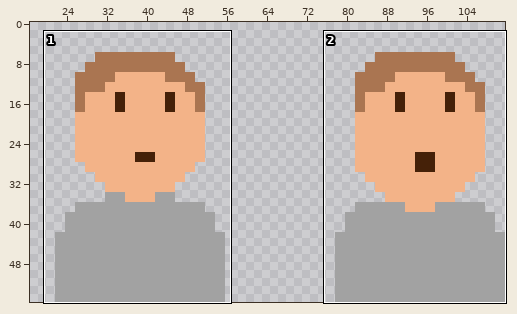
Two states of a sprite sheet, labyrinth-game/Actors/Images/Grant.png. Above: a wide view before the commit, with the close-up outlined.
Close-up. Earlier state:
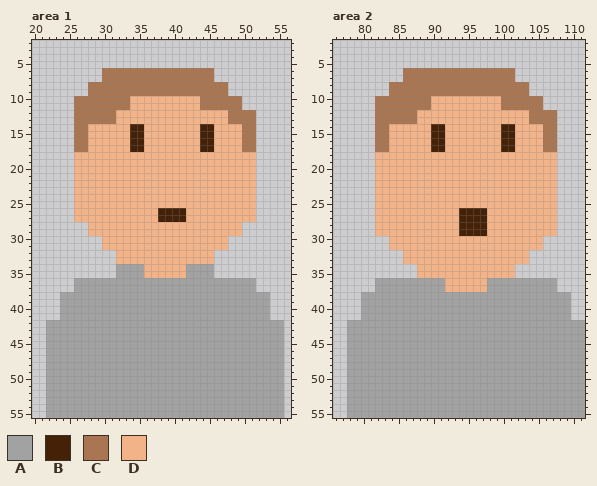
The file is 112x56 pixels. Shown: area 1: x 20..56, y 2..55; area 2: x 76..111, y 2..55. The wide view leaves out empty margins.
Palette (. is transparent): A #a2a2a2  B #452108  C #aa7551  D #f3b388
Pixels before, area 1, first column x 22:
 6 ........CCCCCCCCCCCCCCCC..........
 7 ........CCCCCCCCCCCCCCCC..........
 8 ......CCCCCCCCCCCCCCCCCCCC........
 9 ......CCCCCCCCCCCCCCCCCCCC........
10 ....CCCCCCCCDDDDDDDDDDCCCCCC......
11 ....CCCCCCCCDDDDDDDDDDCCCCCC......
12 ....CCCCCCDDDDDDDDDDDDDDDDCCCC....
13 ....CCCCCCDDDDDDDDDDDDDDDDCCCC....
14 ....CCDDDDDDBBDDDDDDDDBBDDDDCC....
15 ....CCDDDDDDBBDDDDDDDDBBDDDDCC....
16 ....CCDDDDDDBBDDDDDDDDBBDDDDCC....
17 ....CCDDDDDDBBDDDDDDDDBBDDDDCC....
18 ....DDDDDDDDDDDDDDDDDDDDDDDDDD....
19 ....DDDDDDDDDDDDDDDDDDDDDDDDDD....
20 ....DDDDDDDDDDDDDDDDDDDDDDDDDD....
21 ....DDDDDDDDDDDDDDDDDDDDDDDDDD....
22 ....DDDDDDDDDDDDDDDDDDDDDDDDDD....
23 ....DDDDDDDDDDDDDDDDDDDDDDDDDD....
24 ....DDDDDDDDDDDDDDDDDDDDDDDDDD....
25 ....DDDDDDDDDDDDDDDDDDDDDDDDDD....
26 ....DDDDDDDDDDDDBBBBDDDDDDDDDD....
27 ....DDDDDDDDDDDDBBBBDDDDDDDDDD....
28 ......DDDDDDDDDDDDDDDDDDDDDD......
29 ......DDDDDDDDDDDDDDDDDDDDDD......
30 ........DDDDDDDDDDDDDDDDDD........
31 ........DDDDDDDDDDDDDDDDDD........
32 ..........DDDDDDDDDDDDDD..........
33 ..........DDDDDDDDDDDDDD..........
34 ..........AAAADDDDDDAAAA..........
35 ..........AAAADDDDDDAAAA..........
36 ....AAAAAAAAAAAAAAAAAAAAAAAAAA....
37 ....AAAAAAAAAAAAAAAAAAAAAAAAAA....
38 ..AAAAAAAAAAAAAAAAAAAAAAAAAAAAAA..
39 ..AAAAAAAAAAAAAAAAAAAAAAAAAAAAAA..
40 ..AAAAAAAAAAAAAAAAAAAAAAAAAAAAAA..
41 ..AAAAAAAAAAAAAAAAAAAAAAAAAAAAAA..
42 AAAAAAAAAAAAAAAAAAAAAAAAAAAAAAAAAA
43 AAAAAAAAAAAAAAAAAAAAAAAAAAAAAAAAAA
44 AAAAAAAAAAAAAAAAAAAAAAAAAAAAAAAAAA
45 AAAAAAAAAAAAAAAAAAAAAAAAAAAAAAAAAA
46 AAAAAAAAAAAAAAAAAAAAAAAAAAAAAAAAAA
47 AAAAAAAAAAAAAAAAAAAAAAAAAAAAAAAAAA
48 AAAAAAAAAAAAAAAAAAAAAAAAAAAAAAAAAA
49 AAAAAAAAAAAAAAAAAAAAAAAAAAAAAAAAAA
50 AAAAAAAAAAAAAAAAAAAAAAAAAAAAAAAAAA
51 AAAAAAAAAAAAAAAAAAAAAAAAAAAAAAAAAA
52 AAAAAAAAAAAAAAAAAAAAAAAAAAAAAAAAAA
53 AAAAAAAAAAAAAAAAAAAAAAAAAAAAAAAAAA
54 AAAAAAAAAAAAAAAAAAAAAAAAAAAAAAAAAA
55 AAAAAAAAAAAAAAAAAAAAAAAAAAAAAAAAAA
Pixels before, area 2, first column x 78:
 6 ........CCCCCCCCCCCCCCCC..........
 7 ........CCCCCCCCCCCCCCCC..........
 8 ......CCCCCCCCCCCCCCCCCCCC........
 9 ......CCCCCCCCCCCCCCCCCCCC........
10 ....CCCCCCCCDDDDDDDDDDCCCCCC......
11 ....CCCCCCCCDDDDDDDDDDCCCCCC......
12 ....CCCCCCDDDDDDDDDDDDDDDDCCCC....
13 ....CCCCCCDDDDDDDDDDDDDDDDCCCC....
14 ....CCDDDDDDBBDDDDDDDDBBDDDDCC....
15 ....CCDDDDDDBBDDDDDDDDBBDDDDCC....
16 ....CCDDDDDDBBDDDDDDDDBBDDDDCC....
17 ....CCDDDDDDBBDDDDDDDDBBDDDDCC....
18 ....DDDDDDDDDDDDDDDDDDDDDDDDDD....
19 ....DDDDDDDDDDDDDDDDDDDDDDDDDD....
20 ....DDDDDDDDDDDDDDDDDDDDDDDDDD....
21 ....DDDDDDDDDDDDDDDDDDDDDDDDDD....
22 ....DDDDDDDDDDDDDDDDDDDDDDDDDD....
23 ....DDDDDDDDDDDDDDDDDDDDDDDDDD....
24 ....DDDDDDDDDDDDDDDDDDDDDDDDDD....
25 ....DDDDDDDDDDDDDDDDDDDDDDDDDD....
26 ....DDDDDDDDDDDDBBBBDDDDDDDDDD....
27 ....DDDDDDDDDDDDBBBBDDDDDDDDDD....
28 ....DDDDDDDDDDDDBBBBDDDDDDDDDD....
29 ....DDDDDDDDDDDDBBBBDDDDDDDDDD....
30 ......DDDDDDDDDDDDDDDDDDDDDD......
31 ......DDDDDDDDDDDDDDDDDDDDDD......
32 ........DDDDDDDDDDDDDDDDDD........
33 ........DDDDDDDDDDDDDDDDDD........
34 ..........DDDDDDDDDDDDDD..........
35 ..........DDDDDDDDDDDDDD..........
36 ....AAAAAAAAAADDDDDDAAAAAAAAAA....
37 ....AAAAAAAAAADDDDDDAAAAAAAAAA....
38 ..AAAAAAAAAAAAAAAAAAAAAAAAAAAAAA..
39 ..AAAAAAAAAAAAAAAAAAAAAAAAAAAAAA..
40 ..AAAAAAAAAAAAAAAAAAAAAAAAAAAAAA..
41 ..AAAAAAAAAAAAAAAAAAAAAAAAAAAAAA..
42 AAAAAAAAAAAAAAAAAAAAAAAAAAAAAAAAAA
43 AAAAAAAAAAAAAAAAAAAAAAAAAAAAAAAAAA
44 AAAAAAAAAAAAAAAAAAAAAAAAAAAAAAAAAA
45 AAAAAAAAAAAAAAAAAAAAAAAAAAAAAAAAAA
46 AAAAAAAAAAAAAAAAAAAAAAAAAAAAAAAAAA
47 AAAAAAAAAAAAAAAAAAAAAAAAAAAAAAAAAA
48 AAAAAAAAAAAAAAAAAAAAAAAAAAAAAAAAAA
49 AAAAAAAAAAAAAAAAAAAAAAAAAAAAAAAAAA
50 AAAAAAAAAAAAAAAAAAAAAAAAAAAAAAAAAA
51 AAAAAAAAAAAAAAAAAAAAAAAAAAAAAAAAAA
52 AAAAAAAAAAAAAAAAAAAAAAAAAAAAAAAAAA
53 AAAAAAAAAAAAAAAAAAAAAAAAAAAAAAAAAA
54 AAAAAAAAAAAAAAAAAAAAAAAAAAAAAAAAAA
55 AAAAAAAAAAAAAAAAAAAAAAAAAAAAAAAAAA
Now the later version:
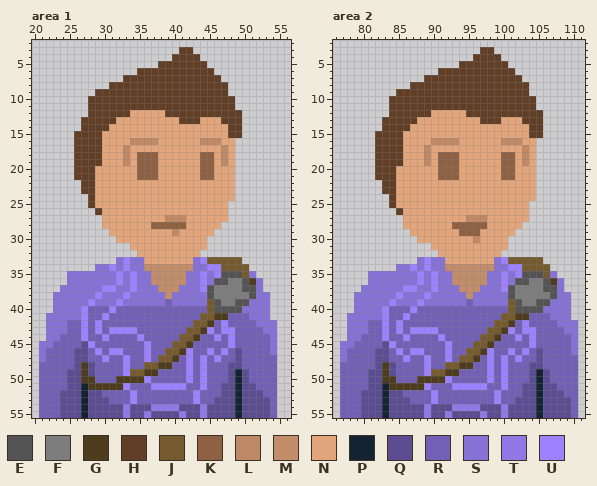
Colours new in this view: E #555454  F #7d7d7d  G #4d3c1e  H #613f27  J #755b2d  K #8e6143  L #be8964  M #c28d6a  N #e3a57b  P #142331  Q #5b4d92  R #7260b6  S #8671d7  T #9079e7  U #9c82ff
The exact change:
Changed rows in their new state; - is an unchanged pixel.
Area 1:
first column x 21:
 3 --------------------HH-------------
 4 -------------------HHHH------------
 5 -----------------HHHHHHH-----------
 6 ---------.....HHHHHHHHHHH----------
 7 ---------...HHHHHHHHHHHHHH---------
 8 -------...HHHHHHHHHHHHHHHHH--------
 9 -------.HHHHHHHHHHHHHHHHHHH--------
10 -----..HHHHHHHHHHHHHHHHHHHHH.------
11 -----..HHHHHHHHHHHHHHHHHHHHH.------
12 -----..HHHHHHNNNNNHHHHHHHHHHH..----
13 -----.HHHHHNNNNNNNNNHHHNNNHHH..----
14 -----.HHHHNNNNNNNNNNNNNNNNNHH..----
15 -----HHHHNNNNNNNNNNNNNNNNNNHH..----
16 -----HHHHNNNNLLLLNNNNNNLLLNN...----
17 -----HHHHNNNLNNNNNNNNNNNNNLN...----
18 -----HHHHNNNLNKKKNNNNNNKKNLN...----
19 -----HHHHNNNLNKKKNNNNNNKKNLN...----
20 -----HHHNNNNNNKKKNNNNNNKKNNN...----
21 -----HHHNNNNNNKKKNNNNNNKKNNN...----
22 -----.HHNNNNNNNNNNNNNNNNNNNN...----
23 -----.HHNNNNNNNNNNNNNNNNNNNN...----
24 -----..HNNNNNNNNNNNNNNNNNNNN...----
25 -----..HNNNNNNNNNNNNNNNNNNN....----
26 -----...HNNNNNNNNNNNNNNNNNN....----
27 -----....NNNNNNNNNLLLNNNNNN....----
28 -------..NNNNNNNKKKKKNNNNN...------
29 -------...NNNNNNNNNLNNNNN....------
30 ---------..NNNNNNNNNNNNN...--------
31 ---------....NNNNNNNNNNN...--------
32 -----------...NNNNNNNNN..----------
33 -----------SUSSNNNNNNNSUJJJJJ------
34 --------SSUSUSSMMMMMMMSSUUJJJJ-----
35 ----SSSSSSSUSUSSMMMMMSSUSUEEEJS----
36 ----SSSSSSSUSUSSMMMMMSSUSEEFFEGS---
37 ---SSSSSSUUSSUSSSMMMSSSUEFFFFEES---
38 --SSSSSSUSSSUSSSSSMSSSSSEFFFFFESS--
39 --SSSSSUSSSUSSSSSSRSSSSSJEFFEESSS--
40 --SSSSURRRURRRRRRRRRRRRRJEEEESSSS--
41 -SSSSSURRURRRRRRRRRRRRRJJGGRRRSSS--
42 -SSSRRURURRRRRRRRRRRRRJJGRURRRRSSS.
43 -SSSRRURURUUUURRRRRRRJJGURUURRRRSS.
44 -SSRRRURRURRRRURRRRRJJGRRURURRRRRS.
45 SSRRRRQURRRRRRRURRRJJGRRRRRURRRRRS.
46 SRRRRQQRURUURRRURRJJGURRURURQRRRRS.
47 SRRRRQQRRURRURRURJJGRURURURRQRRRRR.
48 RRRRRQGQRRRRURRJJGGRRURURRRQQRRRRR.
49 RRRRQQGQRRRRUJJGGRRRRURURRRQPQRRRR.
50 RRRRQQGGRRRGGGGURRRRRURURRRQPQRRRR.
51 RRRRQQPGGGGGURRRUUUUURRURRQQPQQRRR.
52 RRRQQQPQQRRRRURRRRRRRRURRRQQPQQQRR.
53 RRRQQQPQQQRRRURRRRRRRRURRQQQPQQQQR.
54 RRRQQQPQQQQQTQQQTTTTQQQTQQQQPQQQQR.
55 RRRQQQPQQQQQTQQTQQQQTQQTQQQQPQQQQR.
Area 2:
first column x 77:
 3 --------------------HH-------------
 4 -------------------HHHH------------
 5 -----------------HHHHHHH-----------
 6 ---------.....HHHHHHHHHHH----------
 7 ---------...HHHHHHHHHHHHHH---------
 8 -------...HHHHHHHHHHHHHHHHH--------
 9 -------.HHHHHHHHHHHHHHHHHHH--------
10 -----..HHHHHHHHHHHHHHHHHHHHH.------
11 -----..HHHHHHHHHHHHHHHHHHHHH.------
12 -----..HHHHHHNNNNNHHHHHHHHHHH..----
13 -----.HHHHHNNNNNNNNNHHHNNNHHH..----
14 -----.HHHHNNNNNNNNNNNNNNNNNHH..----
15 -----HHHHNNNNNNNNNNNNNNNNNNHH..----
16 -----HHHHNNNNLLLLNNNNNNLLLNN...----
17 -----HHHHNNNLNNNNNNNNNNNNNLN...----
18 -----HHHHNNNLNKKKNNNNNNKKNLN...----
19 -----HHHHNNNLNKKKNNNNNNKKNLN...----
20 -----HHHNNNNNNKKKNNNNNNKKNNN...----
21 -----HHHNNNNNNKKKNNNNNNKKNNN...----
22 -----.HHNNNNNNNNNNNNNNNNNNNN...----
23 -----.HHNNNNNNNNNNNNNNNNNNNN...----
24 -----..HNNNNNNNNNNNNNNNNNNNN...----
25 -----..HNNNNNNNNNNNNNNNNNNN....----
26 -----...HNNNNNNNNNNNNNNNNNN....----
27 -----....NNNNNNNNNLLLNNNNNN....----
28 -----....NNNNNNNKKKKKNNNNN.....----
29 -----.....NNNNNNNKKKNNNNN......----
30 -------....NNNNNNNNLNNNN.....------
31 -------......NNNNNNNNNNN.....------
32 ---------.....NNNNNNNNN....--------
33 ---------..SUSSNNNNNNNSUJJJJJ------
34 --------SSUSUSSMMMMMMMSSUUJJJJ-----
35 ----SSSSSSSUSUSSMMMMMSSUSUEEEJS----
36 ----SSSSSSSUSUSSMMMMMSSUSEEFFEGS---
37 ---SSSSSSUUSSUSSSMMMSSSUEFFFFEES---
38 --SSSSSSUSSSUSSSSSMSSSSSEFFFFFESS--
39 --SSSSSUSSSUSSSSSSRSSSSSJEFFEESSS--
40 --SSSSURRRURRRRRRRRRRRRRJEEEESSSS--
41 -SSSSSURRURRRRRRRRRRRRRJJGGRRRSSS--
42 -SSSRRURURRRRRRRRRRRRRJJGRURRRRSSS.
43 -SSSRRURURUUUURRRRRRRJJGURUURRRRSS.
44 -SSRRRURRURRRRURRRRRJJGRRURURRRRRS.
45 SSRRRRQURRRRRRRURRRJJGRRRRRURRRRRS.
46 SRRRRQQRURUURRRURRJJGURRURURQRRRRS.
47 SRRRRQQRRURRURRURJJGRURURURRQRRRRR.
48 RRRRRQGQRRRRURRJJGGRRURURRRQQRRRRR.
49 RRRRQQGQRRRRUJJGGRRRRURURRRQPQRRRR.
50 RRRRQQGGRRRGGGGURRRRRURURRRQPQRRRR.
51 RRRRQQPGGGGGURRRUUUUURRURRQQPQQRRR.
52 RRRQQQPQQRRRRURRRRRRRRURRRQQPQQQRR.
53 RRRQQQPQQQRRRURRRRRRRRURRQQQPQQQQR.
54 RRRQQQPQQQQQTQQQTTTTQQQTQQQQPQQQQR.
55 RRRQQQPQQQQQTQQTQQQQTQQTQQQQPQQQQR.
Pixel boxes of the changes (left, top, right, bottom) in both close-ups:
changed: (39, 47, 284, 418)
changed: (340, 47, 585, 418)
